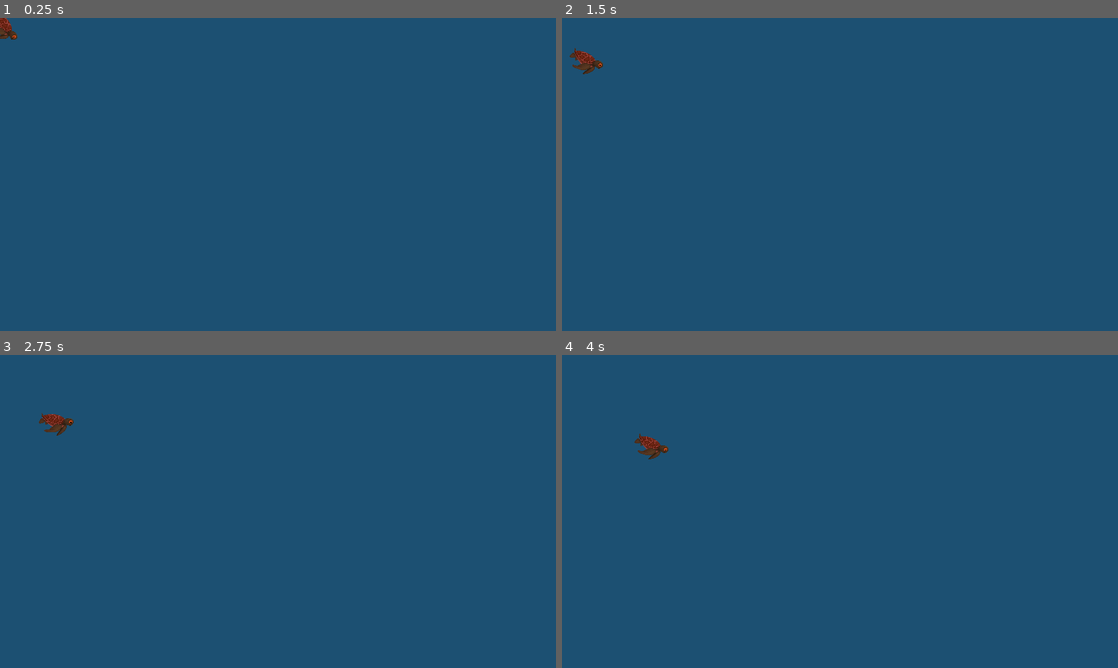
Above: before the commit, frames 1-4 (two rows, left to right).
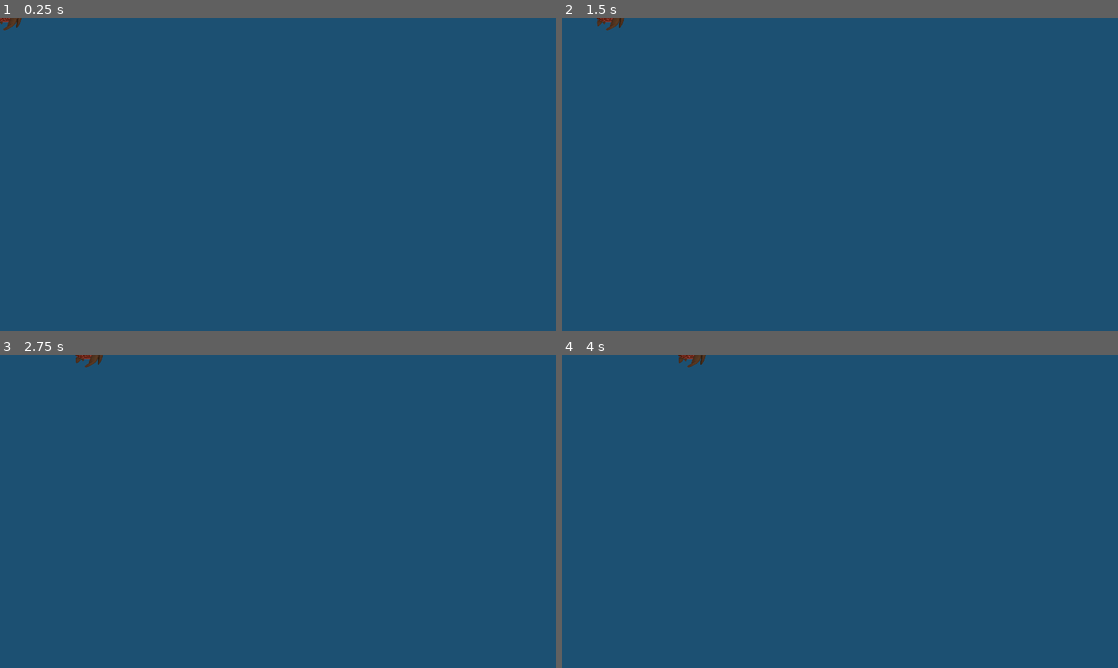
Above: after the commit, the same moments.

Repository: RobinRenggli/godotwildjam41
Game: Godot game, scene res://Enemies/BasicEnemy.tscn
The game is run twice, just before and just after one commit, with the same random seed, the same clock (stepped at 60 frames per second) and the same inputs. This scene is started directly instead of the project's main scene.
Inputs (mouse positions are in pixels of both pictures, inside the frame that each line leads up to):
- Up to frame 1 (0.25 s): no input
- Up to frame 2 (1.5 s): move the mouse to (962, 158) at 0.52 s; tap Space (spawn) at 0.6, 1.35 s; click (962, 158) at 0.67 s; move the mouse to (728, 190) at 1.27 s; click (728, 190) at 1.42 s
- Up to frame 3 (2.75 s): move the mouse to (333, 442) at 2.02 s; tap Space (spawn) at 2.1 s; click (333, 442) at 2.17 s
- Up to frame 4 (4 s): move the mouse to (812, 574) at 2.77 s; tap Space (spawn) at 2.85, 3.6 s; click (812, 574) at 2.92 s; move the mouse to (1006, 558) at 3.52 s; click (1006, 558) at 3.67 s

The runs differ from the first frame. In frame 1, 0.2% of the frame differs, in the area x 0-4%, y 0-7%; in frame 2, 0.4%; in frame 3, 0.4%, in the area x 7-19%, y 0-26%; in frame 4, 0.4%.

Commit message:
add movement evolution setup

Diff:
--- a/GodotProjectFolder/BasicMovement.gd
+++ b/GodotProjectFolder/BasicMovement.gd
@@ -14,35 +14,28 @@
 	randomize()
 
 func move(speed):
-	directionIndicator = directionIndicator + directionIndicatorVelocity * speed * 2
-	handle_out_of_bounds()
-
-	velocity = (directionIndicator - creature.global_position).normalized()
+	var movepattern = creature.get_node("Stats").movepattern
+	movement_map(speed, movepattern)
 	rotate_sprite()
 	rotate_collision_boxes()
 
 	var collision = creature.move_and_collide(velocity * speed)
 
 	if collision:
-		directionIndicator = creature.global_position + collision.normal * 100
-		directionIndicatorVelocity = collision.normal
+		collision_map(collision, movepattern)
+
+func movement_map(speed, movepattern):
+	if movepattern == "basic":
+		basic_movement(speed)
+	if movepattern == "hai_ground":
+		hai_ground_movement(speed)
+
+func collision_map(collision, movepattern):
+	if movepattern == "basic":
+		basic_collision(collision)
 
 func _on_Timer_timeout():
 	directionIndicatorVelocity = Vector2(rand_range(-1,1), rand_range(-1,1)).normalized()
-
-func handle_out_of_bounds():
-	if  directionIndicator.x > Constants.window_width:
-		if directionIndicatorVelocity.x > 0:
-			directionIndicatorVelocity.x *= -1
-	if directionIndicator.x < 0:
-		if directionIndicatorVelocity.x < 0:
-			directionIndicatorVelocity.x *= -1
-	if directionIndicator.y > Constants.window_height:
-		if directionIndicatorVelocity.y > 0:
-			directionIndicatorVelocity.y *= -1
-	if directionIndicator.y < 0:
-		if directionIndicatorVelocity.y < 0:
-			directionIndicatorVelocity.y *= -1
 
 func rotate_sprite():
 	if velocity.x > 0:
@@ -63,3 +56,34 @@
 		creatureHitBox.scale = Vector2(-1,1)
 		creatureCollisionBox.rotation = (velocity * -1).angle()
 		creatureHitBox.rotation = (velocity * -1).angle()
+
+func basic_movement(speed):
+	directionIndicator = directionIndicator + directionIndicatorVelocity * speed * 2
+
+	if  directionIndicator.x > Constants.window_width:
+		if directionIndicatorVelocity.x > 0:
+			directionIndicatorVelocity.x *= -1
+	if directionIndicator.x < 0:
+		if directionIndicatorVelocity.x < 0:
+			directionIndicatorVelocity.x *= -1
+	if directionIndicator.y > Constants.window_height:
+		if directionIndicatorVelocity.y > 0:
+			directionIndicatorVelocity.y *= -1
+	if directionIndicator.y < 0:
+		if directionIndicatorVelocity.y < 0:
+			directionIndicatorVelocity.y *= -1
+
+	velocity = (directionIndicator - creature.global_position).normalized()
+
+func basic_collision(collision):
+	directionIndicator = creature.global_position + collision.normal * 100
+	directionIndicatorVelocity = collision.normal
+
+func hai_ground_movement(speed):
+	if creature.global_position.y != 24:
+		velocity = Vector2(0,1)
+	else:
+		if creature.global_position.x < 24:
+			velocity = Vector2(1,0)
+		if creature.global_position.x > 1000:
+			velocity = Vector2(-1,0)
--- a/GodotProjectFolder/Creatures/Creature.gd
+++ b/GodotProjectFolder/Creatures/Creature.gd
@@ -2,7 +2,9 @@
 
 onready var Stats = $Stats
 onready var Movement = $Movement
+onready var CollisionTimer = $CollisionTimer
 export var type = "name"
+var last_collider_type
 var last_collider
 
 func _ready():
@@ -19,11 +21,16 @@
 		CreatureInfo.increase_experience(type, 1)
 
 	if collider.is_in_group("Enemies"):
-		last_collider = collider
-		Stats.change_health(-collider.Stats.strength)
+		if not(last_collider == collider):
+			last_collider = collider
+			CollisionTimer.start(0.25)
+			last_collider_type = collider.type
+			Stats.change_health(-collider.Stats.strength)
 
 func _on_stats_no_health():
 	Overviewer.check_defeat()
-	#CreatureInfo.increase_experience(last_collider.type, 1)
-	#get_node("/root/Ocean").remove_child(self)
+	#CreatureInfo.increase_experience(last_collider_type, 1)
 	self.queue_free()
+
+func _on_CollisionTimer_timeout():
+	last_collider = null
--- a/GodotProjectFolder/Creatures/Creature.tscn
+++ b/GodotProjectFolder/Creatures/Creature.tscn
@@ -21,4 +21,7 @@
 collision_layer = 4
 collision_mask = 11
 
+[node name="CollisionTimer" type="Timer" parent="."]
+
 [connection signal="area_entered" from="Body" to="." method="_on_Body_area_entered"]
+[connection signal="timeout" from="CollisionTimer" to="." method="_on_CollisionTimer_timeout"]
--- a/GodotProjectFolder/Enemies/Enemy.gd
+++ b/GodotProjectFolder/Enemies/Enemy.gd
@@ -2,7 +2,9 @@
 
 onready var Stats = $Stats
 onready var Movement = $Movement
+onready var CollisionTimer = $CollisionTimer
 export var type = "name"
+var last_collider_type
 var last_collider
 
 func _ready():
@@ -14,11 +16,17 @@
 func _on_Body_area_entered(area):
 	var collider = area.get_parent()
 	if collider.is_in_group("Creatures"):
-		last_collider = collider.type
-		Stats.change_health(-collider.Stats.strength)
+		if not(last_collider == collider):
+			last_collider = collider
+			CollisionTimer.start(0.25)
+			last_collider_type = collider.type
+			Stats.change_health(-collider.Stats.strength)
 
 func _on_stats_no_health():
 	Overviewer.check_defeat()
-	CreatureInfo.increase_experience(last_collider, 1)
-	#get_node("/root/Ocean").remove_child(self)
+	CreatureInfo.increase_experience(last_collider_type, 1)
 	self.queue_free()
+
+
+func _on_CollisionTimer_timeout():
+	last_collider = null
--- a/GodotProjectFolder/Enemies/Enemy.tscn
+++ b/GodotProjectFolder/Enemies/Enemy.tscn
@@ -24,4 +24,7 @@
 
 [node name="Sprite" type="Sprite" parent="."]
 
+[node name="CollisionTimer" type="Timer" parent="."]
+
 [connection signal="area_entered" from="Body" to="." method="_on_Body_area_entered"]
+[connection signal="timeout" from="CollisionTimer" to="." method="_on_CollisionTimer_timeout"]
--- a/GodotProjectFolder/Globals/CreatureInfo.gd
+++ b/GodotProjectFolder/Globals/CreatureInfo.gd
@@ -6,14 +6,17 @@
 var creature_map = {
 	"basic": preload("res://Creatures/BasicCreature.tscn")
 }
+
 var stats_map = {
 	"basic": {
 		"cost": 1,
 		"health": 4,
 		"strength": 1,
-		"speed": 3
+		"speed": 3,
+		"movepattern": "basic"
 	}
 }
+
 var xp_map = {
 	"basic": 0
 }
@@ -23,7 +26,6 @@
 
 func increase_experience(creature, amount):
 	var xp = xp_map[creature]
-	print(creature + "gained experience")
 	var needed_xp = needed_xp_map[creature]
 	xp += amount
 	if xp >= needed_xp:
--- a/GodotProjectFolder/Modules/Stats.gd
+++ b/GodotProjectFolder/Modules/Stats.gd
@@ -4,6 +4,8 @@
 var health = max_health
 export (int) var strength
 export (int) var speed
+export (String) var movepattern
+
 signal no_health
 
 func initialize(stats):
@@ -11,7 +13,7 @@
 	set_health(max_health)
 	set_strength(stats["strength"])
 	set_speed(stats["speed"])
-
+	set_movepattern(stats["movepattern"])
 
 func set_health(value):
 	health = value
@@ -28,3 +30,6 @@
 
 func set_speed(value):
 	speed = value
+
+func set_movepattern(value):
+	movepattern = value
